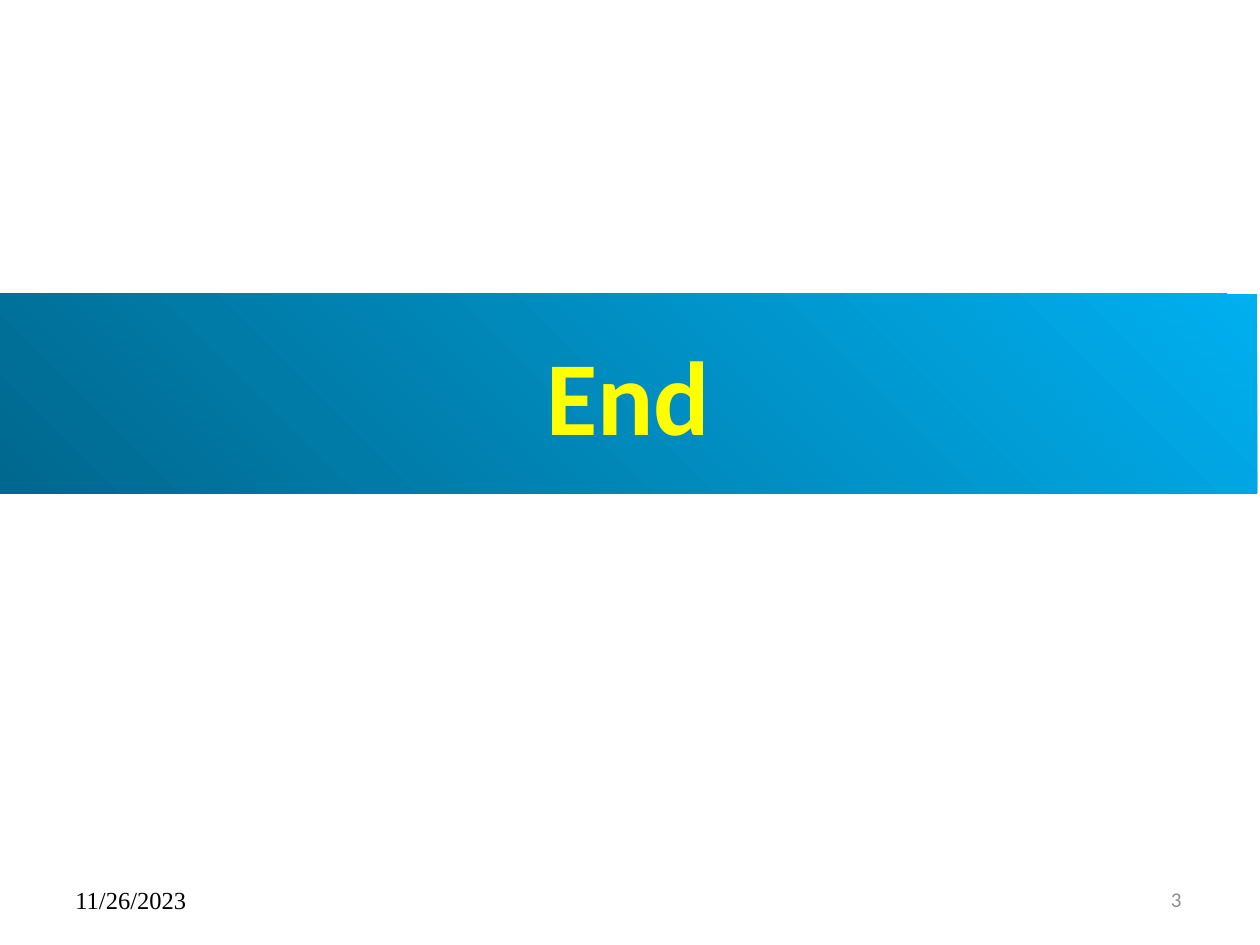
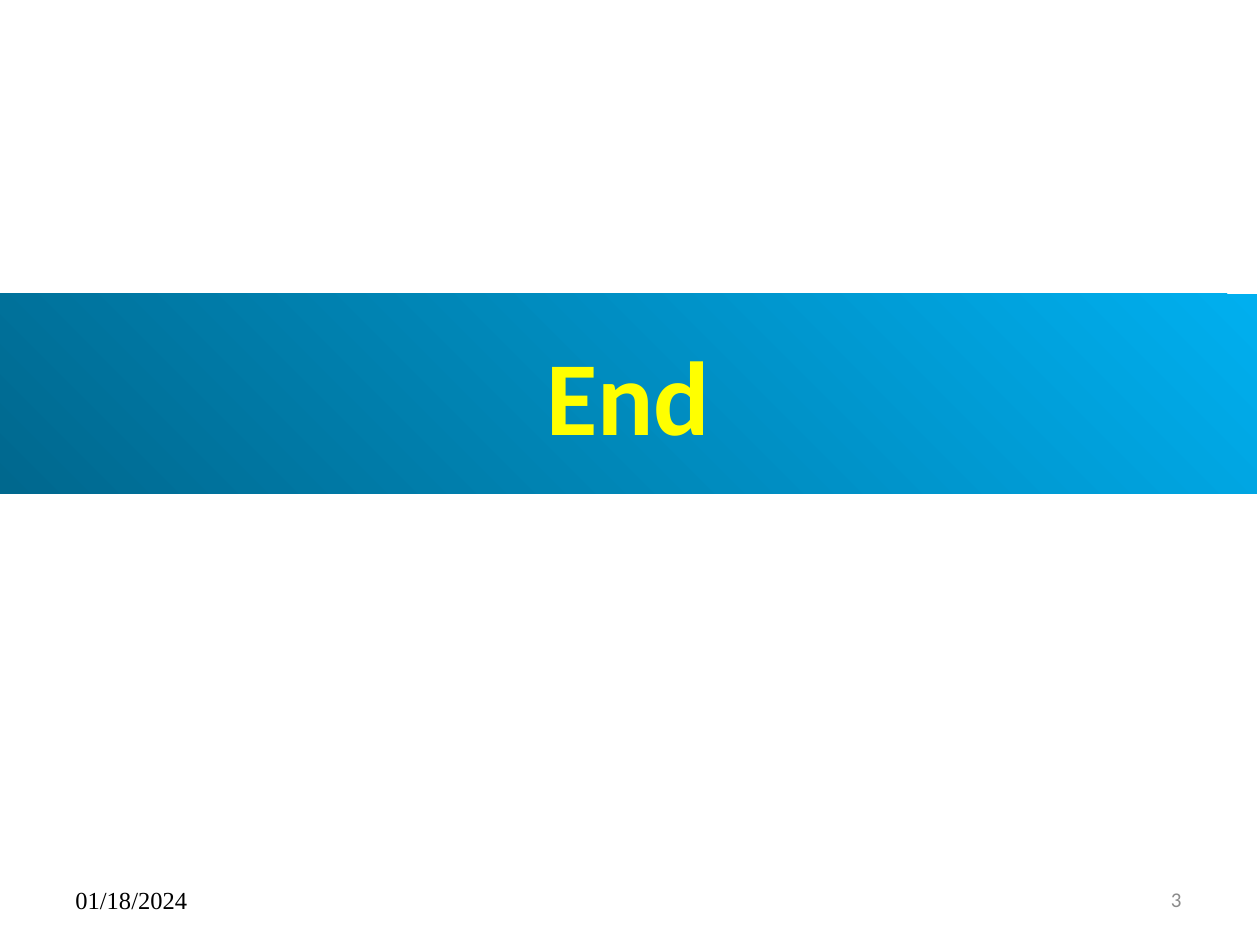
Before and after one commit to peterhchen/AIU_CS512_DL, a slide deck: slide 3 of 000_Lecture_Project/w01_Intro/01_Intro.pptx. Drawn at 1260x945 pixels with LibreOffice and Linux fonts; fonts in the diff are those of the drawing. Boxes give left, top, right and bottom in pixels: in the first picture for what was removed or moved away, otherwise in the second. Text is boxed around its words. In the diff, an @@ line names an element or a change of style, - is before the commit and + after.

```diff
--- a/000_Lecture_Project/w01_Intro/01_Intro.pptx
+++ b/000_Lecture_Project/w01_Intro/01_Intro.pptx
@@ text at [75, 892, 187, 910]: text changed @@
-11/26/2023
+01/18/2024
```
Also in this commit, not shown: 2 other slides changed.
